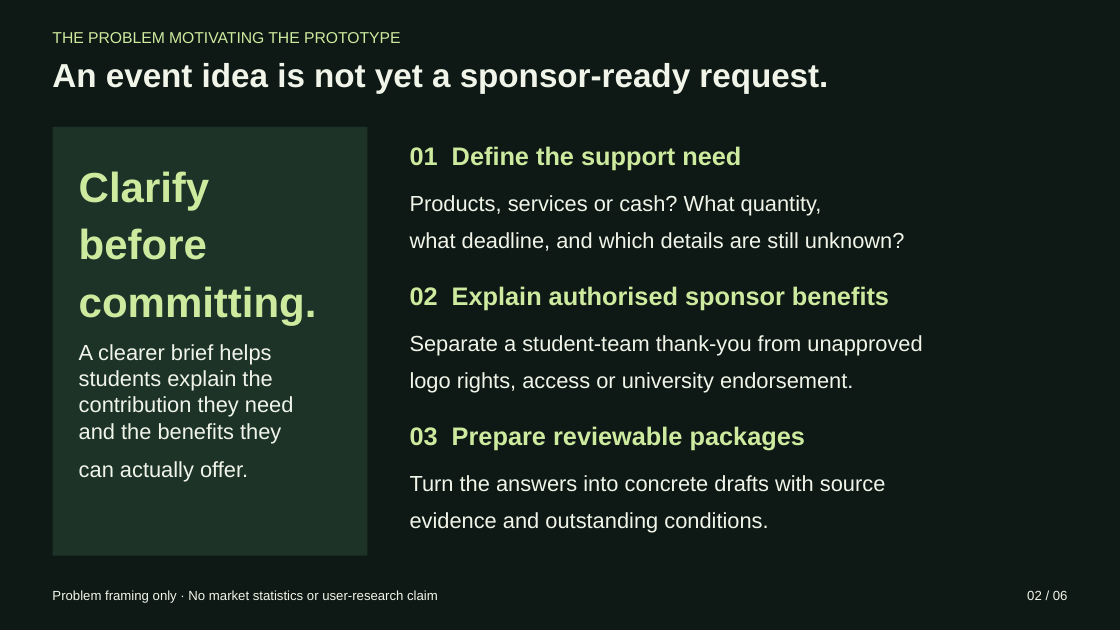
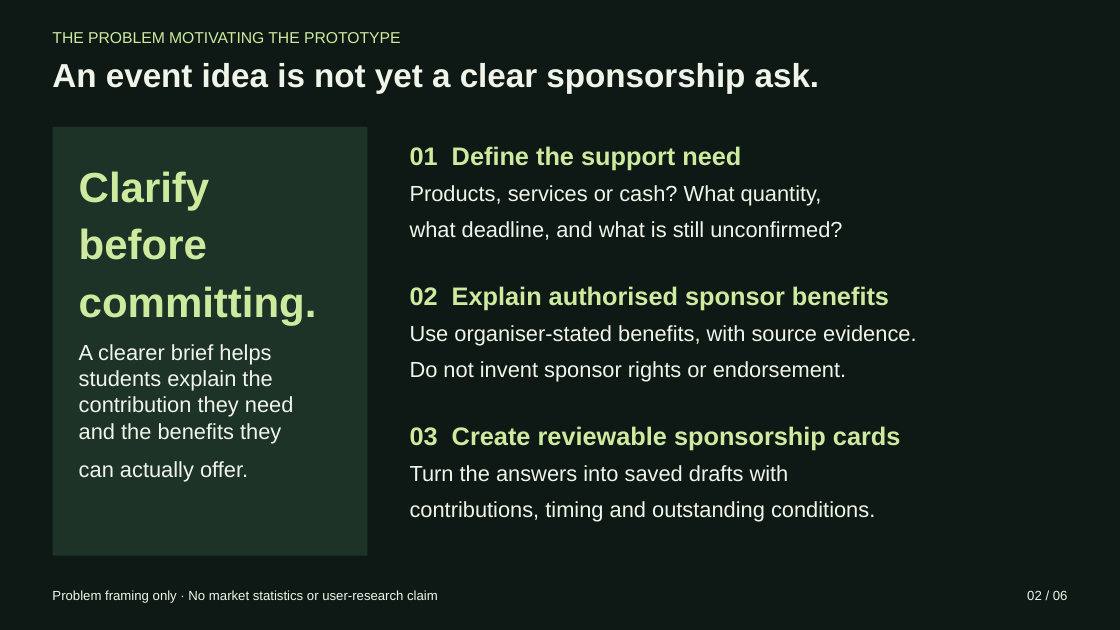
Before and after one commit to ryuhanbin/sponsorbridge-hackathon, a slide deck: slide 2 of slides/SponsorBridge-pitch.pptx. Drawn at 1120x630 pixels with LibreOffice and Linux fonts; fonts in the diff are those of the drawing. Boxes give left, top, right and bottom in pixels: in the first picture for what was removed or moved away, otherwise in the second. Text is boxed around its words. In the diff, an @@ line names an element or a change of style, - is before the commit and + after.

```diff
--- a/slides/SponsorBridge-pitch.pptx
+++ b/slides/SponsorBridge-pitch.pptx
@@ text at bbox=[52, 63, 820, 93]: text changed @@
-An event idea is not yet a sponsor-ready request.
+An event idea is not yet a clear sponsorship ask.
@@ text at bbox=[410, 185, 842, 240]: text changed @@
-Products, services or cash? What quantity,
-what deadline, and which details are still unknown?
+Products, services or cash? What quantity,
+what deadline, and what is still unconfirmed?
@@ text at bbox=[410, 325, 916, 382]: text changed @@
-Separate a student-team thank-you from unapproved
-logo rights, access or university endorsement.
+Use organiser-stated benefits, with source evidence.
+Do not invent sponsor rights or endorsement.
@@ text at bbox=[410, 426, 901, 450]: text changed @@
-03 Prepare reviewable packages
+03 Create reviewable sponsorship cards
@@ text at bbox=[410, 465, 875, 522]: text changed @@
-Turn the answers into concrete drafts with source
-evidence and outstanding conditions.
+Turn the answers into saved drafts with
+contributions, timing and outstanding conditions.
```
Also in this commit, not shown: 3 other slides changed, 2 slides added, 2 slides removed.
